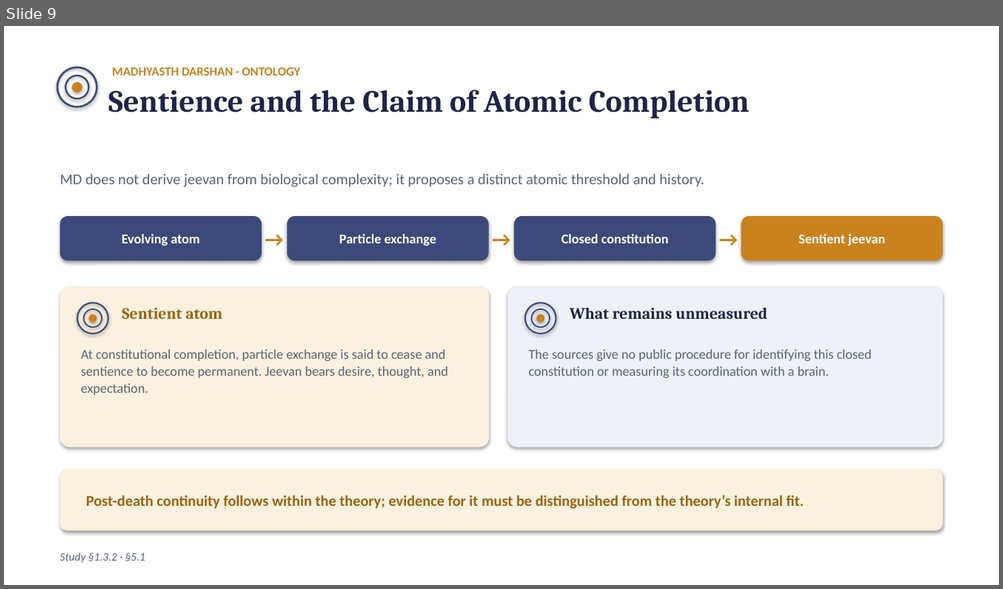
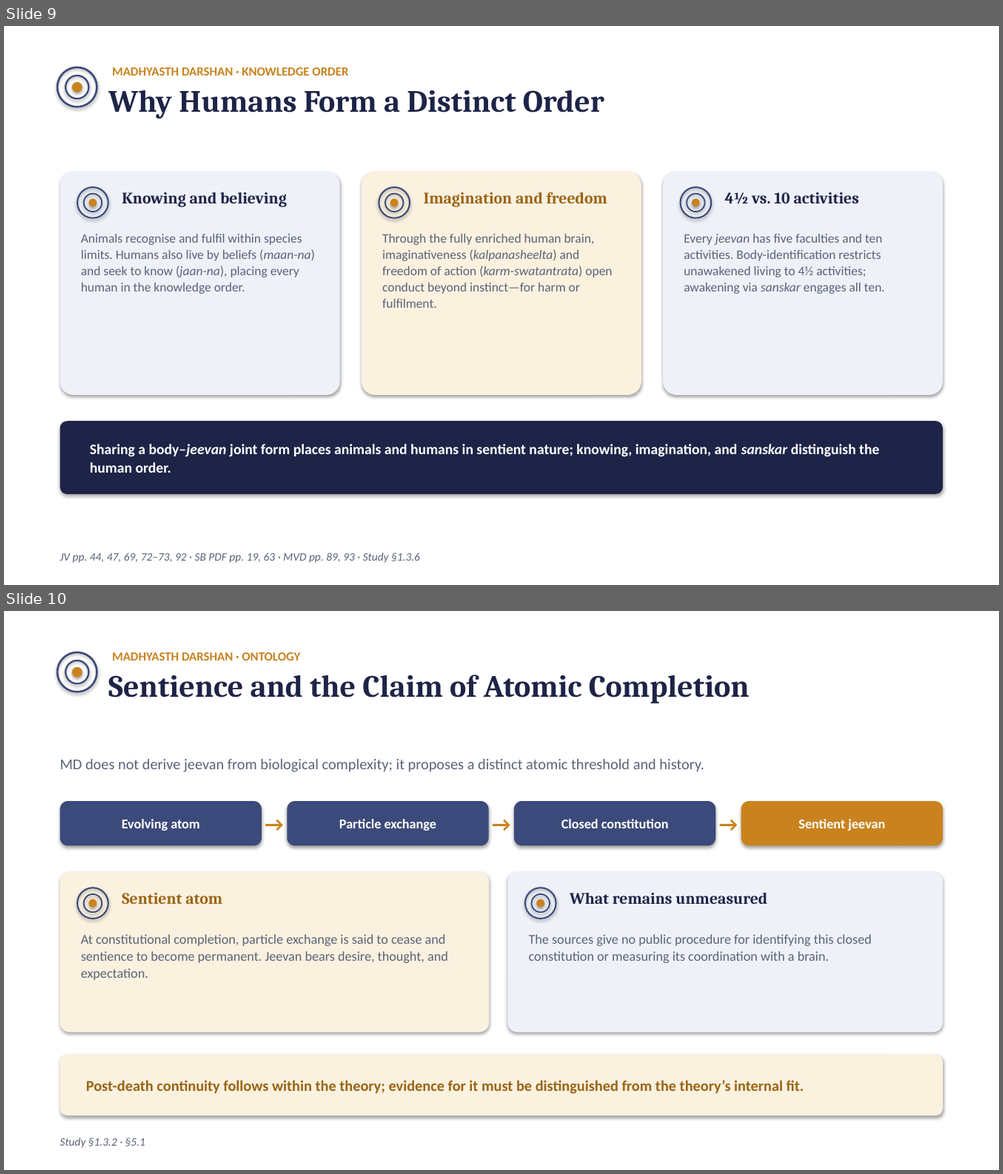
Before and after one commit to raghavamohan/AnalyticMadhyasthDarshan, a slide deck: Studies/Why-Humans-Are-Not-Just-Material/Why-Humans-Are-Not-Just-Material.pptx. Shown one above the other, each under a label of ours: slide 9 before the commit, slides 9 and 10 after it. The pictures are 1003x589 and 1003x1174 pixels, drawn with LibreOffice and Linux fonts; fonts in the diff are those of the drawing. Boxes give left, top, right and bottom in pixels: in the first picture for what was removed or moved away, otherwise in the second. Text is boxed around its words. In the diff, an @@ line names an element or a change of style, - is before the commit and + after.

```diff
--- a/Studies/Why-Humans-Are-Not-Just-Material/Why-Humans-Are-Not-Just-Material.pptx
+++ b/Studies/Why-Humans-Are-Not-Just-Material/Why-Humans-Are-Not-Just-Material.pptx
@@ slide 9 added at [4,26,999,585], background #FFFFFF @@
@@ rectangle added at [4,26,999,585], fill #FFFFFF @@
@@ ellipse added at [58,67,97,107], outline #3B4A7A 1.84 pt @@
@@ text added at [112,67,348,76], 12 pt, text #C9821E, bold @@
+MADHYASTH DARSHAN · KNOWLEDGE ORDER
@@ ellipse added at [65,76,88,99], outline #3B4A7A 1.61 pt @@
@@ ellipse added at [72,82,82,93], fill #C9821E @@
@@ text added at [108,90,604,119], 30 pt, text #1E2447, bold @@
+Why Humans Form a Distinct Order
@@ rounded rectangle added at [60,172,340,395], fill #EEF1F8 @@
@@ rounded rectangle added at [361,172,641,395], fill #FAF1DF @@
@@ rounded rectangle added at [663,172,942,395], fill #EEF1F8 @@
@@ ellipse added at [77,187,108,218], outline #3B4A7A 1.44 pt @@
@@ ellipse added at [84,194,102,212], outline #3B4A7A 1.26 pt @@
@@ ellipse added at [89,199,97,207], fill #C9821E @@
@@ text added at [122,192,287,207], 15.5 pt, text #1E2447, bold @@
+Knowing and believing
@@ ellipse added at [378,187,409,218], outline #3B4A7A 1.44 pt @@
@@ ellipse added at [385,194,403,212], outline #3B4A7A 1.26 pt @@
@@ ellipse added at [390,199,398,207], fill #C9821E @@
@@ text added at [424,192,607,207], 15.5 pt, text #9A6414, bold @@
+Imagination and freedom
@@ ellipse added at [680,187,711,218], outline #3B4A7A 1.44 pt @@
@@ ellipse added at [687,194,705,212], outline #3B4A7A 1.26 pt @@
@@ ellipse added at [692,199,700,207], fill #C9821E @@
@@ text added at [725,192,859,204], 15.5 pt, text #1E2447, bold @@
+4½ vs. 10 activities
@@ text added at [81,234,315,294], 12.5 pt, text #5A6377 @@
+Animals recognise and fulfil within species limits. Humans also live by beliefs (maan-na) and seek to know (jaan-na), placing every human in the knowledge order.
@@ text added at [382,234,612,308], 12.5 pt, text #5A6377 @@
+Through the fully enriched human brain, imaginativeness (kalpanasheelta) and freedom of action (karm-swatantrata) open conduct beyond instinct—for harm or fulfilment.
@@ text added at [683,234,885,294], 12.5 pt, text #5A6377 @@
+Every jeevan has five faculties and ten activities. Body-identification restricts unawakened living to 4½ activities; awakening via sanskar engages all ten.
@@ rounded rectangle added at [60,421,942,494], fill #1E2447 @@
@@ text added at [90,444,879,473], 14 pt, text #FFFFFF, bold @@
+Sharing a body–jeevan joint form places animals and humans in sentient nature; knowing, imagination, and sanskar distinguish the human order.
@@ text added at [60,553,420,563], 11 pt, text #5A6377, italic @@
+JV pp. 44, 47, 69, 72–73, 92 · SB PDF pp. 19, 63 · MVD pp. 89, 93 · Study §1.3.6
@@ what was slide 9 is now slide 10 @@
```
Also in this commit, not shown: 2 slides changed, 1 other slide added, 20 other files.
